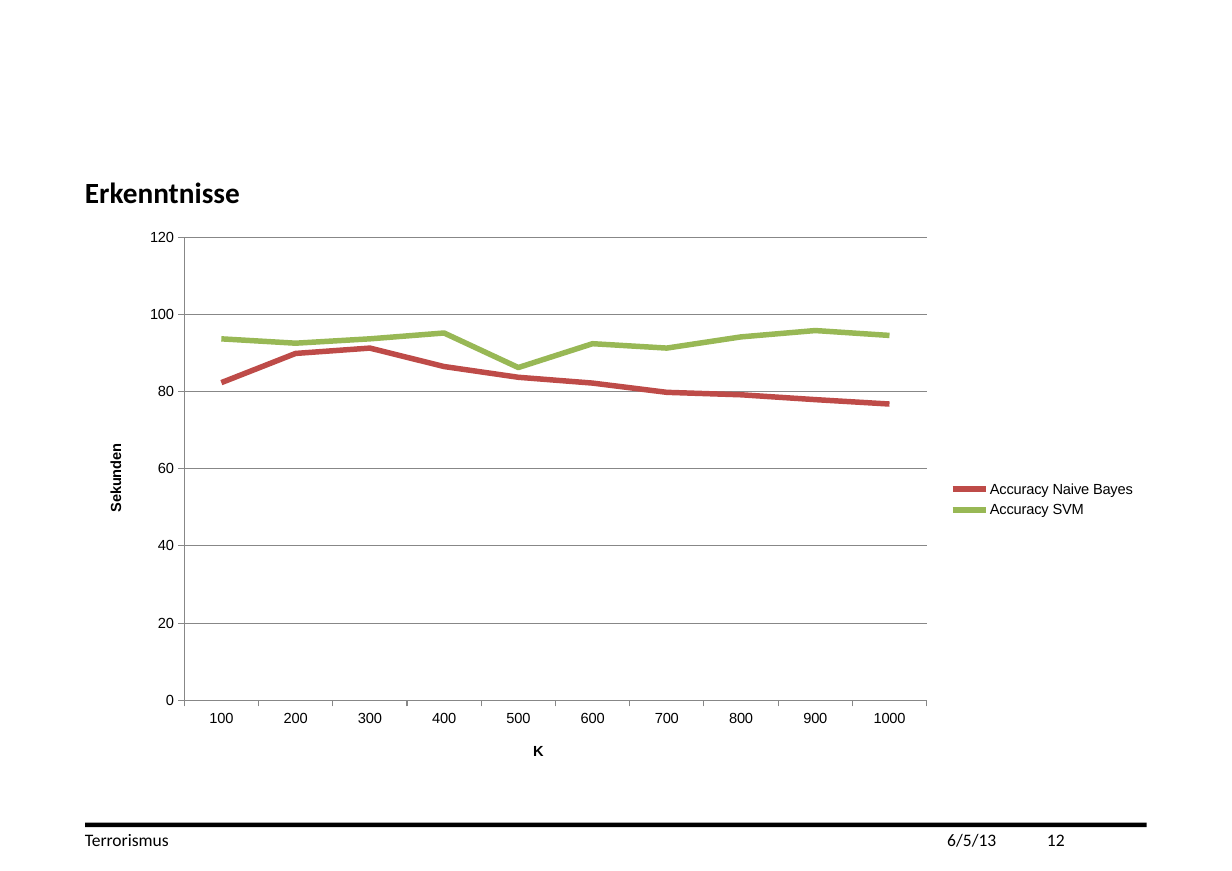
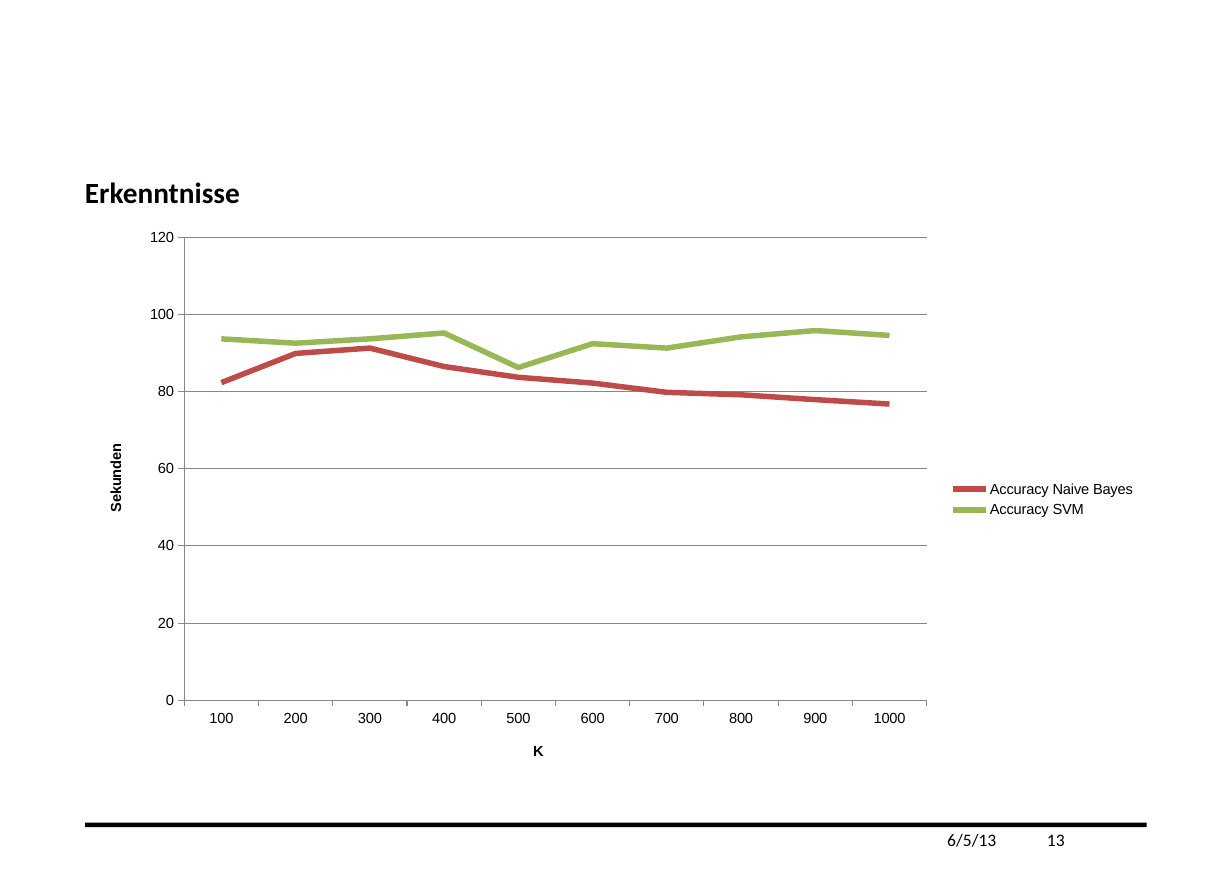
Before and after one commit to mat1/cbir, a slide deck: slide 13 of Contest.pptx (slide 12 before the commit). Drawn at 1232x871 pixels with LibreOffice and Linux fonts; fonts in the diff are those of the drawing; background and template pictures are left out. Boxes give left, top, right and bottom in pixels: in the first picture for what was removed or moved away, otherwise in the second. Text is boxed around its words. In the diff, an @@ line names an element or a change of style, - is before the commit and + after.

```diff
--- a/Contest.pptx
+++ b/Contest.pptx
@@ text removed at (85,834,169,846) @@
-Terrorismus
@@ page number at (1047,834,1065,846): text changed @@
-12
+13
```
Also in this commit, not shown: 10 other slides changed, 1 slide added.
